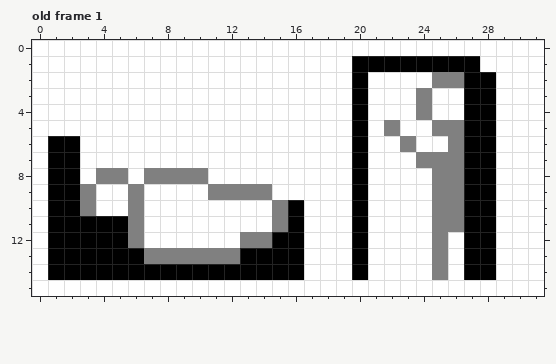
Two versions of one pixel-art file, Sprites/Waking the kids.aseprite. The picture above was drawn from the file before the commit.
32x16 pixels, 1 frame. Shown: old frame 1.
New version:
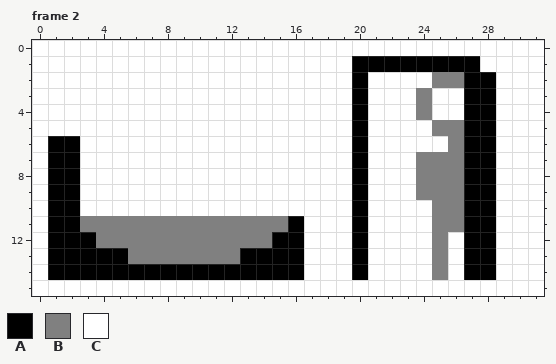
Palette (. is transparent): A #000000  B #808080  C #ffffff
A new or re-ordered frame is compared with the old frame closest to it.
Change:
frames 1 -> 2
Frame 2 is new; against old frame 1:
The author changed colour A to colour B in row 11 at x 3 to 5; in row 12 at x 4 to 5; in row 13 at x 6.
The author changed colour C to colour B in rows 8 to 9 at x 24; in row 11 at x 7 to 14; in row 12 at x 7 to 12.
The author changed colour A to colour C in row 10 at x 16.
The author changed colour B to colour C in row 5 at x 22; in row 6 at x 23; in row 8 at x 4 to 5 and 7 to 10; in row 9 at x 3, 6 and 11 to 14; in row 10 at x 3, 6 and 15.
